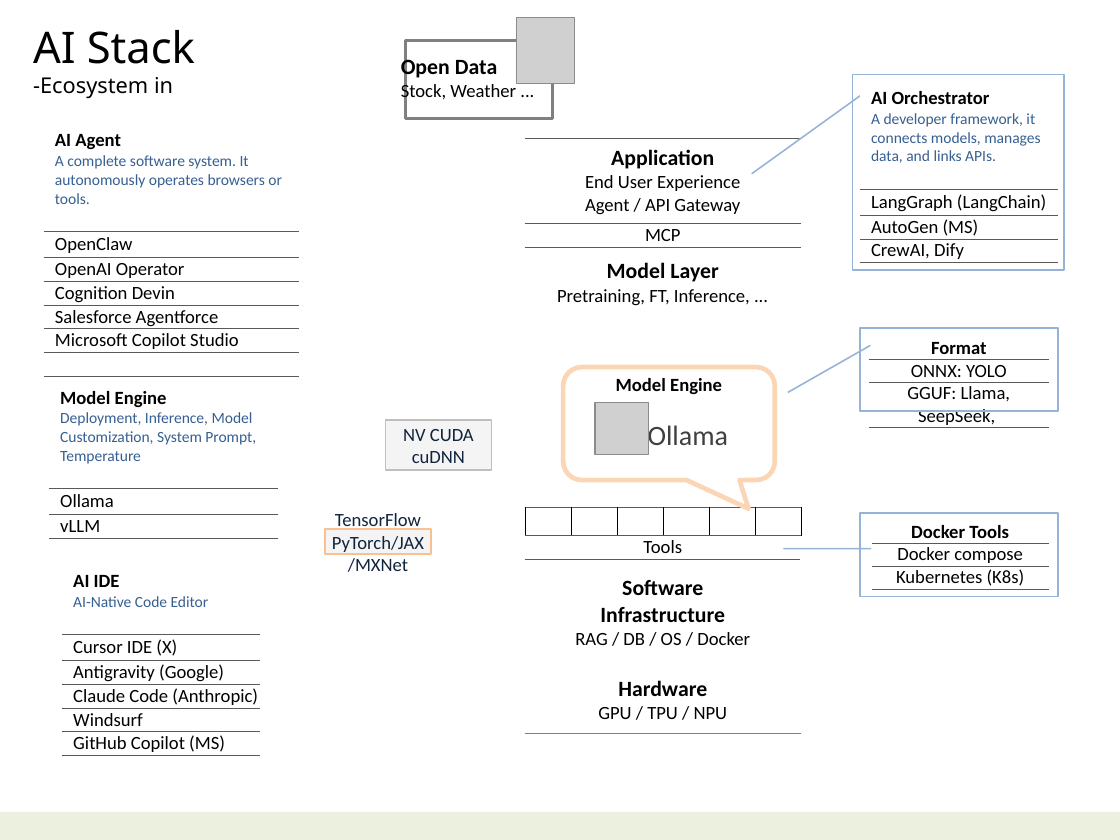
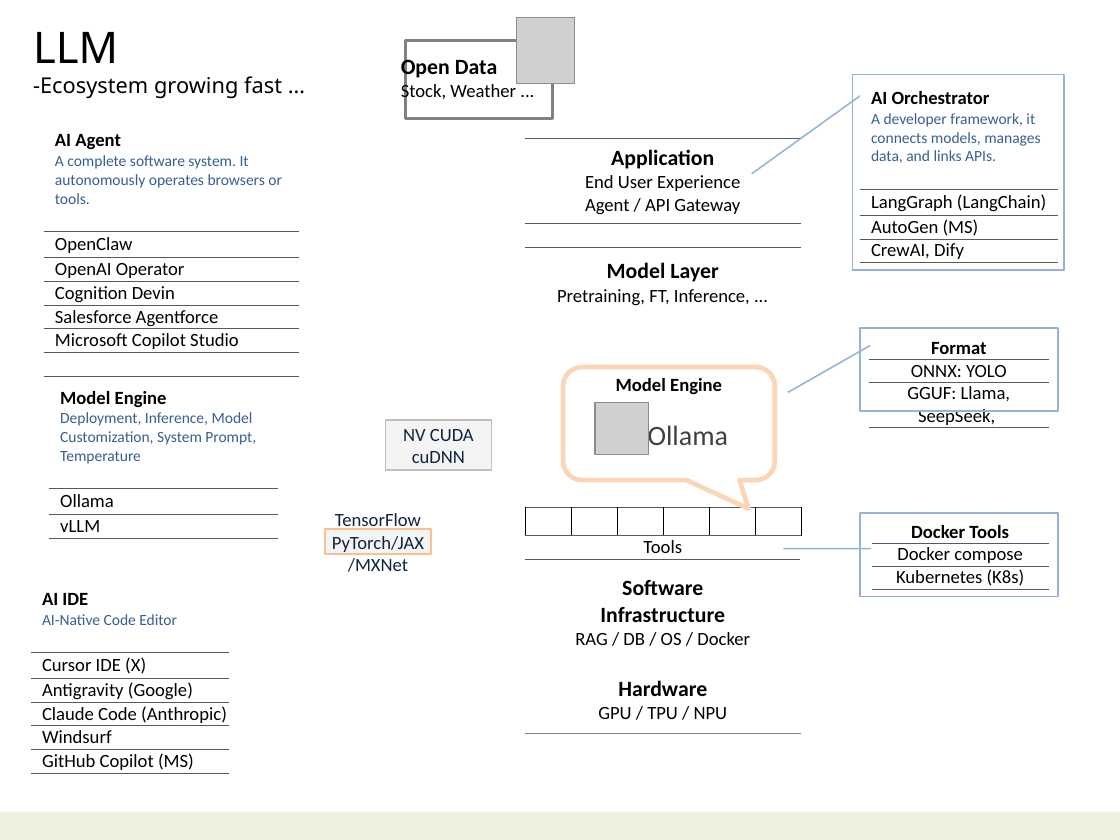
Before and after one commit to navibator/crazy-ai, a slide deck: slide 6 of ai-gemma.pptx (slide 7 before the commit). Drawn at 1120x840 pixels with LibreOffice and Linux fonts; fonts in the diff are those of the drawing; grey boxes stand for pictures. Boxes give left, top, right and bottom in pixels: in the first picture for what was removed or moved away, otherwise in the second. Text is boxed around its words. In the diff, an @@ line names an element or a change of style, - is before the commit and + after.

```diff
--- a/ai-gemma.pptx
+++ b/ai-gemma.pptx
@@ text at bbox=[33, 32, 282, 99]: text changed @@
-AI Stack
--Ecosystem in
+LLM
+-Ecosystem growing fast …
@@ table at bbox=[525, 138, 801, 734] @@
-row 2, column 1: MCP
+row 2, column 1: 
@@ table: place and size @@
-table at bbox=[62, 570, 260, 756]
+table at bbox=[31, 588, 230, 774]
```
Also in this commit, not shown: 4 other slides changed, 1 slide added, 3 slides removed, 1 other file.
